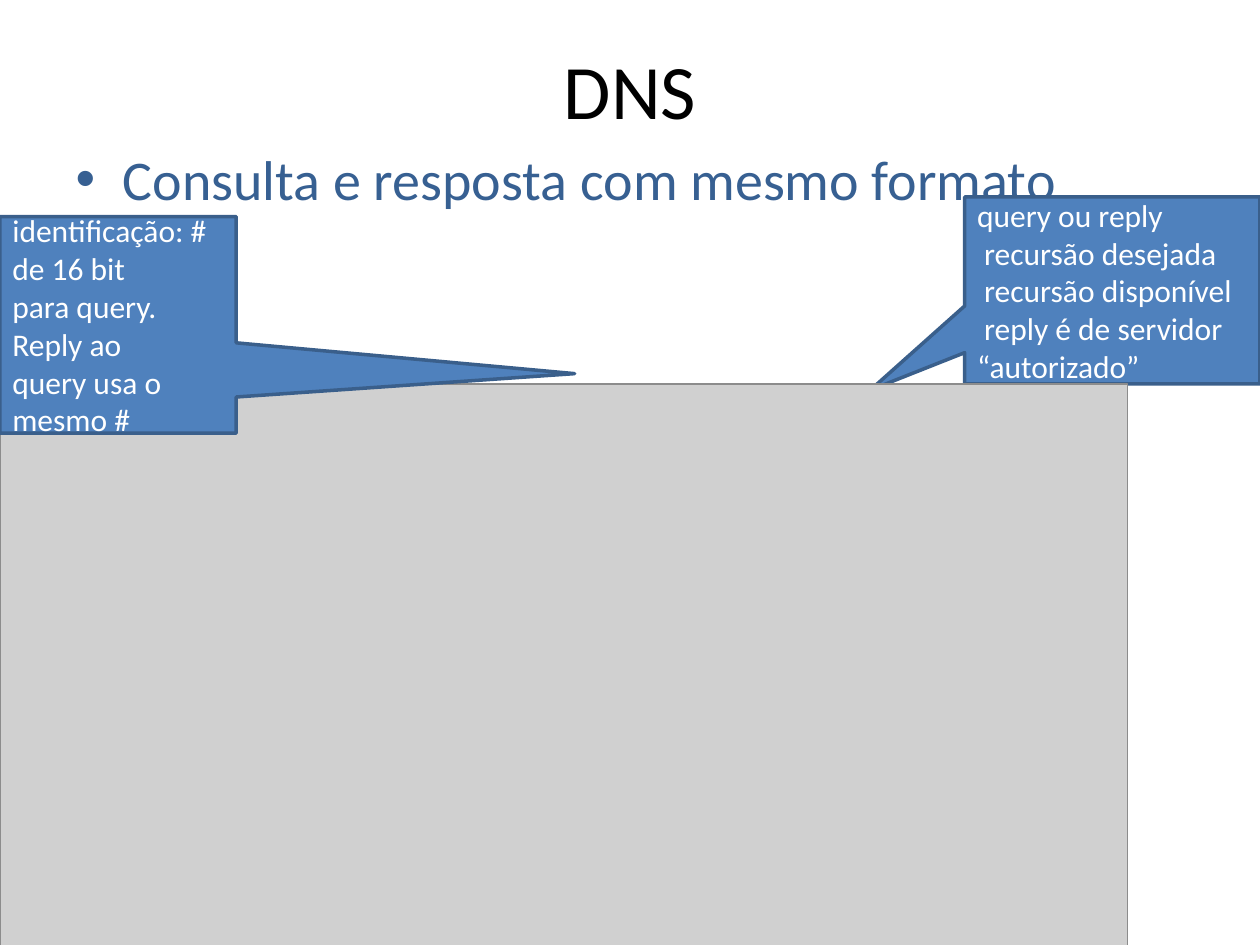
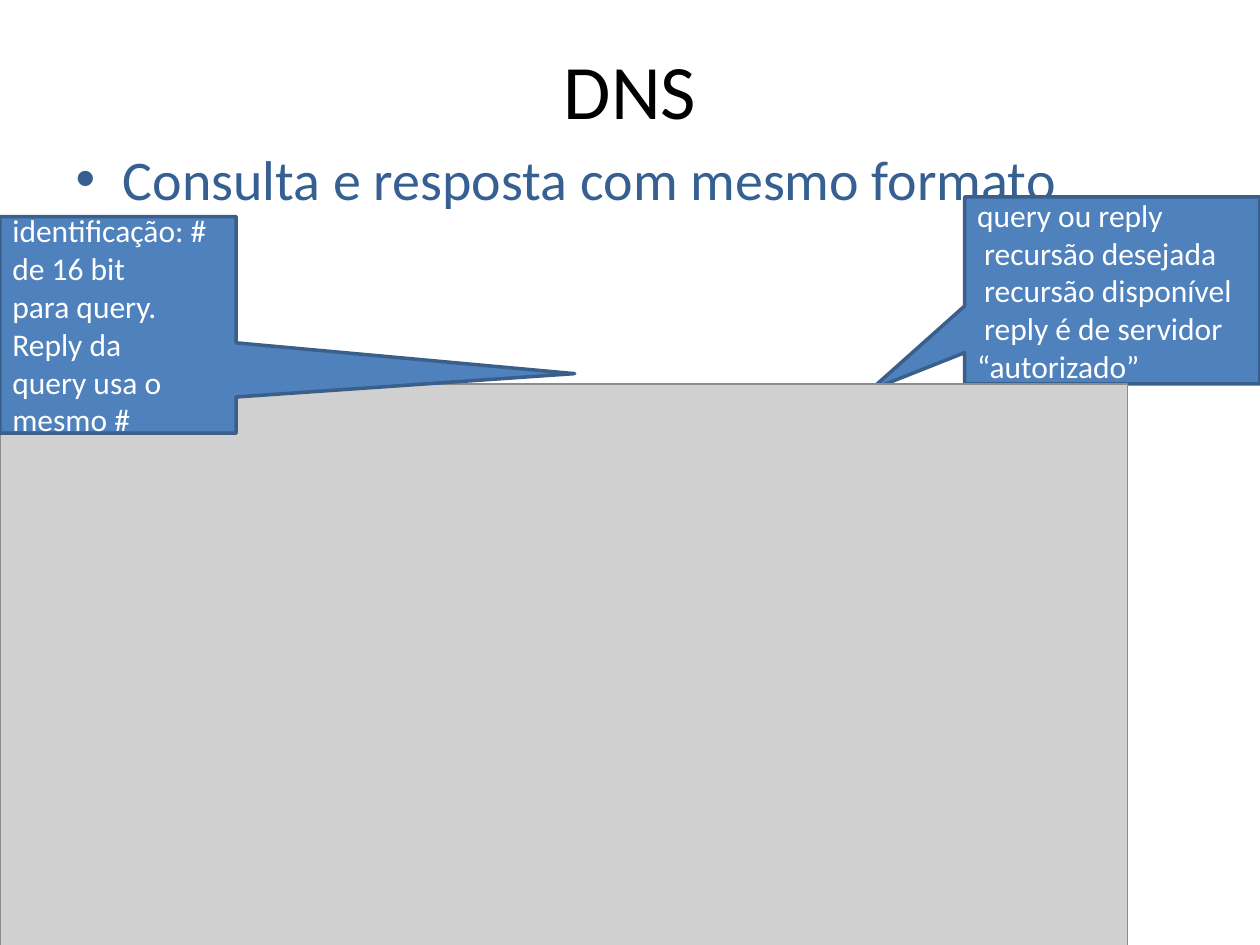
Before and after one commit to niviaquental/niviaquental.github.io, a slide deck: slide 21 of Presentations/Aula03-Aplicacao-EmailDNS/03-DNSEmail.pptx. Drawn at 1260x945 pixels with LibreOffice and Linux fonts; fonts in the diff are those of the drawing; grey boxes stand for pictures; background and template pictures are left out. Boxes give left, top, right and bottom in pixels: in the first picture for what was removed or moved away, otherwise in the second. Text is boxed around its words. In the diff, an @@ line names an element or a change of style, - is before the commit and + after.

```diff
--- a/Presentations/Aula03-Aplicacao-EmailDNS/03-DNSEmail.pptx
+++ b/Presentations/Aula03-Aplicacao-EmailDNS/03-DNSEmail.pptx
@@ text in speech box at box(12, 302, 156, 361): text changed @@
-para query. Reply ao
+para query. Reply da
```
Also in this commit, not shown: 3 other slides changed, 2 other files.
